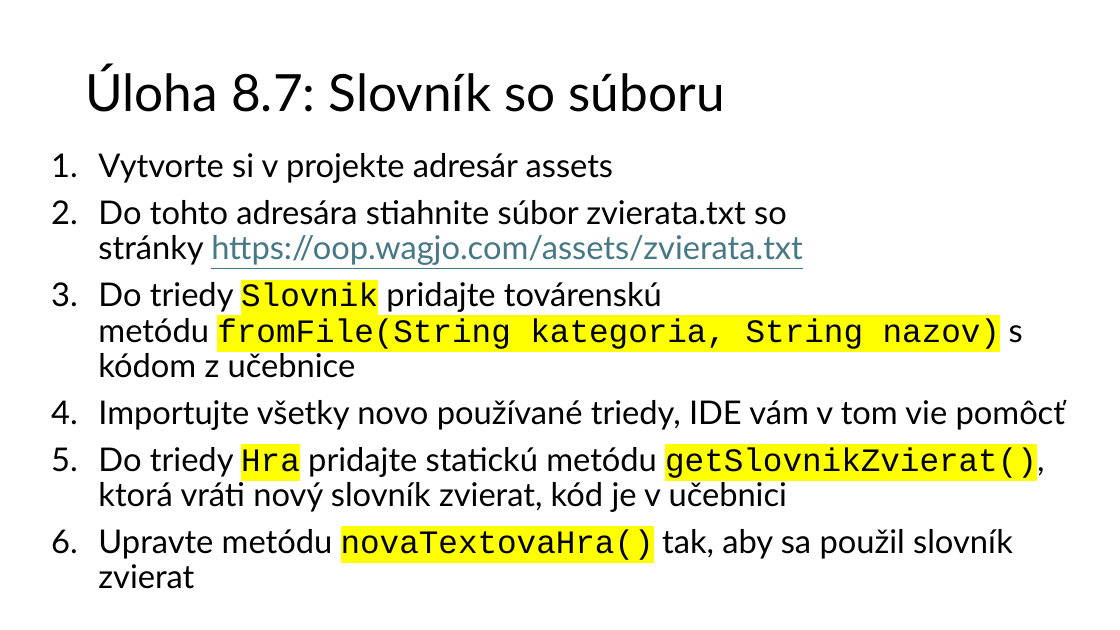
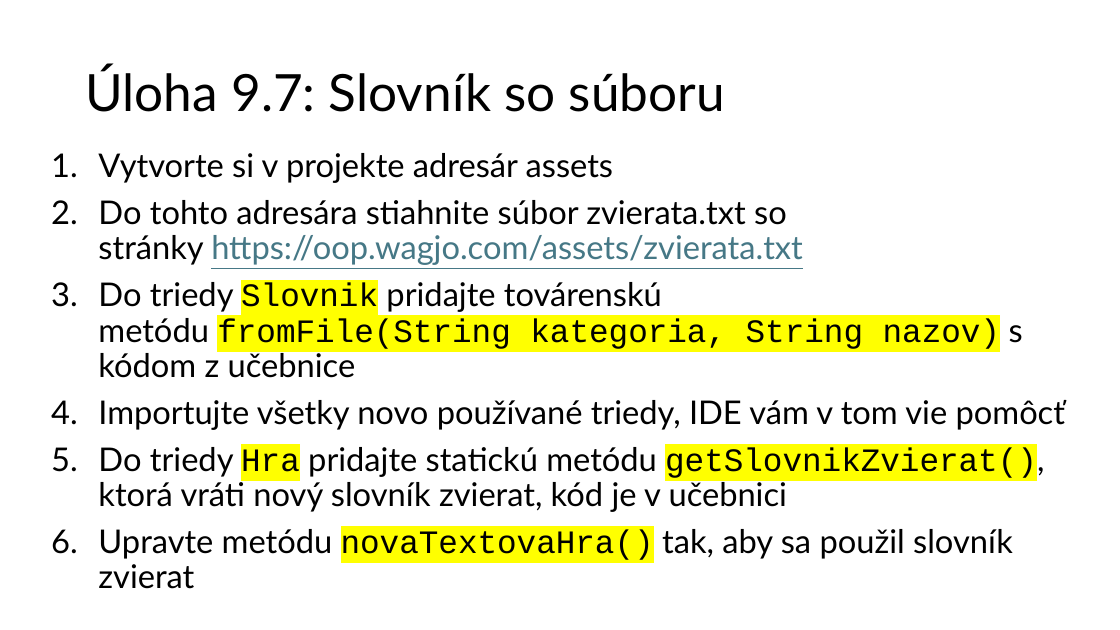
Before and after one commit to wagjo/oop, a slide deck: slide 9 of prezentacie/c09w.pptx. Drawn at 1120x630 pixels with LibreOffice and Linux fonts; fonts in the diff are those of the drawing. Boxes give left, top, right and bottom in pixels: in the first picture for what was removed or moved away, otherwise in the second. Text is boxed around its words. In the diff, an @@ line names an element or a change of style, - is before the commit and + after.

```diff
--- a/prezentacie/c09w.pptx
+++ b/prezentacie/c09w.pptx
@@ title at <box>85,66,725,112</box>: text changed @@
-Úloha 8.7: Slovník so súboru
+Úloha 9.7: Slovník so súboru
```
Also in this commit, not shown: 7 other slides changed, 8 other files.
